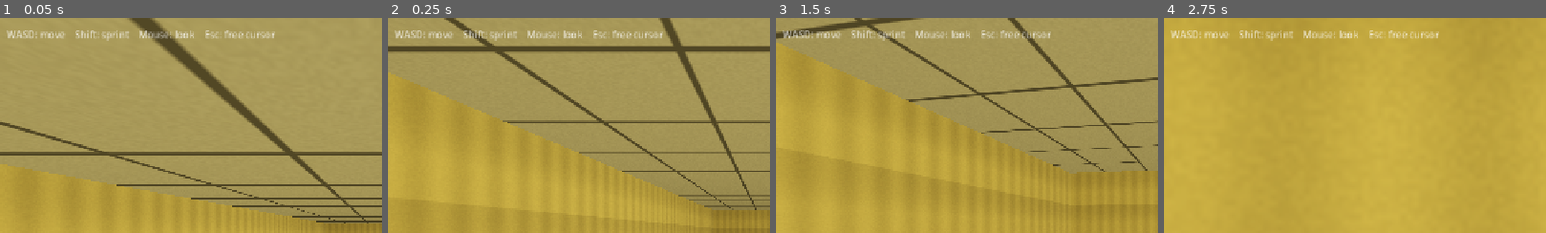
Above: before the commit, frames 1-4 (left to right).
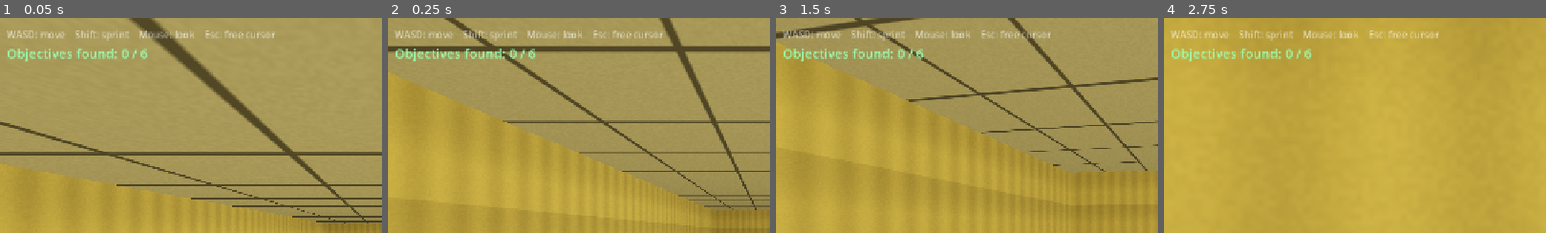
Above: after the commit, the same moments.

Repository: moorejasper060-oss/backrooms-chase
Game: Godot game, scene res://main.tscn
The game is run twice, just before and just after one commit, with the same random seed, the same clock (stepped at 60 frames per second) and the same inputs.
Inputs (mouse positions are % of the whole screen's width and height, from its top left):
- Up to frame 1 (0.05 s): no input
- Up to frame 2 (0.25 s): no input
- Up to frame 3 (1.5 s): move the mouse to (55, 50) at 0.52 s; hold Shift (sprint) 0.53-1.28 s; hold W (move_forward) from 0.53 s (still down); move the mouse to (45, 50) at 1.27 s; tap E (interact) at 1.35 s
- Up to frame 4 (2.75 s): keep holding W (move_forward); tap Shift (sprint) at 1.55 s; move the mouse to (52, 48) at 2.02 s; hold Shift (sprint) from 2.03 s (still down)
The pictures show only the part of the screen within x 0-50%, y 0-50%; the shares and areas given below are measured in that part.

The runs differ from the first frame. In frame 1, 0.8% of the frame differs, in the area x 2-39%, y 14-21%; in frame 2, 0.9%; in frame 3, 0.8%; in frame 4, 0.8%.

Commit message:
Milestone 2: collectible objectives + HUD
- Glowing pickups (spin/bob, emissive, cast light) scattered at random
  maze cells via Fisher-Yates pick
- Objective counter HUD; win message when all are found
- Player added to 'player' group so only the player can collect

Co-Authored-By: Claude Opus 4.8 (1M context) <noreply@anthropic.com>

Diff:
--- /dev/null
+++ b/pickup.gd
@@ -0,0 +1,41 @@
+extends Area3D
+## A glowing collectible. Spins and bobs so it catches the eye in the fog,
+## and reports back when the player walks into it.
+
+signal collected
+
+@export var glow_color := Color(0.45, 1.0, 0.65)
+@export var spin_speed := 1.5
+@export var bob_height := 0.12
+@export var bob_speed := 2.2
+
+@onready var mesh: MeshInstance3D = $Mesh
+@onready var light: OmniLight3D = $Light
+
+var _base_y := 0.0
+var _t := 0.0
+
+func _ready() -> void:
+	add_to_group("pickup")
+	_base_y = position.y
+
+	var mat := StandardMaterial3D.new()
+	mat.albedo_color = glow_color
+	mat.emission_enabled = true
+	mat.emission = glow_color
+	mat.emission_energy_multiplier = 2.5
+	mesh.material_override = mat
+	light.light_color = glow_color
+
+	body_entered.connect(_on_body_entered)
+
+func _process(delta: float) -> void:
+	_t += delta
+	rotate_y(spin_speed * delta)
+	position.y = _base_y + sin(_t * bob_speed) * bob_height
+
+func _on_body_entered(body: Node) -> void:
+	# Only the player collects (the monster, also a CharacterBody3D, won't).
+	if body.is_in_group("player"):
+		collected.emit()
+		queue_free()
--- /dev/null
+++ b/pickup.tscn
@@ -0,0 +1,24 @@
+[gd_scene load_steps=4 format=3]
+
+[ext_resource type="Script" path="res://pickup.gd" id="1_pickup"]
+
+[sub_resource type="SphereMesh" id="mesh"]
+radius = 0.22
+height = 0.44
+
+[sub_resource type="SphereShape3D" id="shape"]
+radius = 0.7
+
+[node name="Pickup" type="Area3D"]
+script = ExtResource("1_pickup")
+
+[node name="Mesh" type="MeshInstance3D" parent="."]
+mesh = SubResource("mesh")
+
+[node name="Light" type="OmniLight3D" parent="."]
+light_energy = 1.2
+omni_range = 4.0
+shadow_enabled = false
+
+[node name="CollisionShape3D" type="CollisionShape3D" parent="."]
+shape = SubResource("shape")
--- a/player.gd
+++ b/player.gd
@@ -12,6 +12,7 @@
 var _pitch := 0.0
 
 func _ready() -> void:
+	add_to_group("player")
 	_ensure_input_actions()
 	Input.mouse_mode = Input.MOUSE_MODE_CAPTURED
 
--- a/world.gd
+++ b/world.gd
@@ -9,6 +9,15 @@
 @export var wall_height := 3.0
 @export var wall_thickness := 0.3
 @export var maze_seed := 0  # 0 = random each run
+@export var objective_count := 6
+
+const PICKUP_SCENE := preload("res://pickup.tscn")
+
+# Objective tracking
+var _found := 0
+var _total := 0
+var _obj_label: Label
+var _win_label: Label
 
 # Maze edge data (true = a wall exists on that edge)
 var _wall_v := []  # vertical walls, size (cols+1) x rows
@@ -35,6 +44,7 @@
 	_generate_maze()
 	_build_geometry()
 	_place_player()
+	_spawn_pickups()
 	_add_lights()
 	_add_hud()
 
@@ -256,12 +266,76 @@
 
 func _add_hud() -> void:
 	var layer := CanvasLayer.new()
-	var label := Label.new()
-	label.text = "WASD: move    Shift: sprint    Mouse: look    Esc: free cursor"
-	label.position = Vector2(16, 16)
-	label.add_theme_color_override("font_color", Color(1, 1, 1, 0.7))
-	layer.add_child(label)
+
+	var controls := Label.new()
+	controls.text = "WASD: move    Shift: sprint    Mouse: look    Esc: free cursor"
+	controls.position = Vector2(16, 16)
+	controls.add_theme_color_override("font_color", Color(1, 1, 1, 0.6))
+	layer.add_child(controls)
+
+	_obj_label = Label.new()
+	_obj_label.position = Vector2(16, 44)
+	_obj_label.add_theme_font_size_override("font_size", 22)
+	_obj_label.add_theme_color_override("font_color", Color(0.6, 1.0, 0.7))
+	layer.add_child(_obj_label)
+
+	_win_label = Label.new()
+	_win_label.set_anchors_and_offsets_preset(Control.PRESET_FULL_RECT)
+	_win_label.horizontal_alignment = HORIZONTAL_ALIGNMENT_CENTER
+	_win_label.vertical_alignment = VERTICAL_ALIGNMENT_CENTER
+	_win_label.add_theme_font_size_override("font_size", 40)
+	_win_label.add_theme_color_override("font_color", Color(1, 1, 1))
+	_win_label.visible = false
+	layer.add_child(_win_label)
+
 	add_child(layer)
+	_update_objectives_hud()
+
+# --- Objectives -------------------------------------------------------------
+
+func _spawn_pickups() -> void:
+	var cells := _pick_cells(objective_count, Vector2i(0, 0))
+	_total = cells.size()
+	_found = 0
+	for cell in cells:
+		var pickup := PICKUP_SCENE.instantiate()
+		var pos := cell_to_world(cell)
+		pos.y = 1.1
+		pickup.position = pos
+		pickup.collected.connect(_on_pickup_collected)
+		add_child(pickup)
+
+## Pick `n` distinct open cells (shuffled), excluding the given cell.
+func _pick_cells(n: int, exclude: Vector2i) -> Array:
+	var all: Array[Vector2i] = []
+	for x in cols:
+		for z in rows:
+			var c := Vector2i(x, z)
+			if c != exclude:
+				all.append(c)
+	# Fisher-Yates shuffle with our seeded RNG
+	for i in range(all.size() - 1, 0, -1):
+		var j := _rng.randi_range(0, i)
+		var tmp := all[i]
+		all[i] = all[j]
+		all[j] = tmp
+	return all.slice(0, mini(n, all.size()))
+
+func _on_pickup_collected() -> void:
+	_found += 1
+	_update_objectives_hud()
+	if _found >= _total:
+		_win()
+
+func _update_objectives_hud() -> void:
+	if _obj_label:
+		_obj_label.text = "Objectives found: %d / %d" % [_found, _total]
+
+func _win() -> void:
+	if _win_label:
+		_win_label.text = "ALL OBJECTIVES FOUND\nYou made it out... this time."
+		_win_label.visible = true
+	Input.mouse_mode = Input.MOUSE_MODE_VISIBLE
 
 # --- Helpers for later milestones (monster pathfinding, item spawns) --------
 
